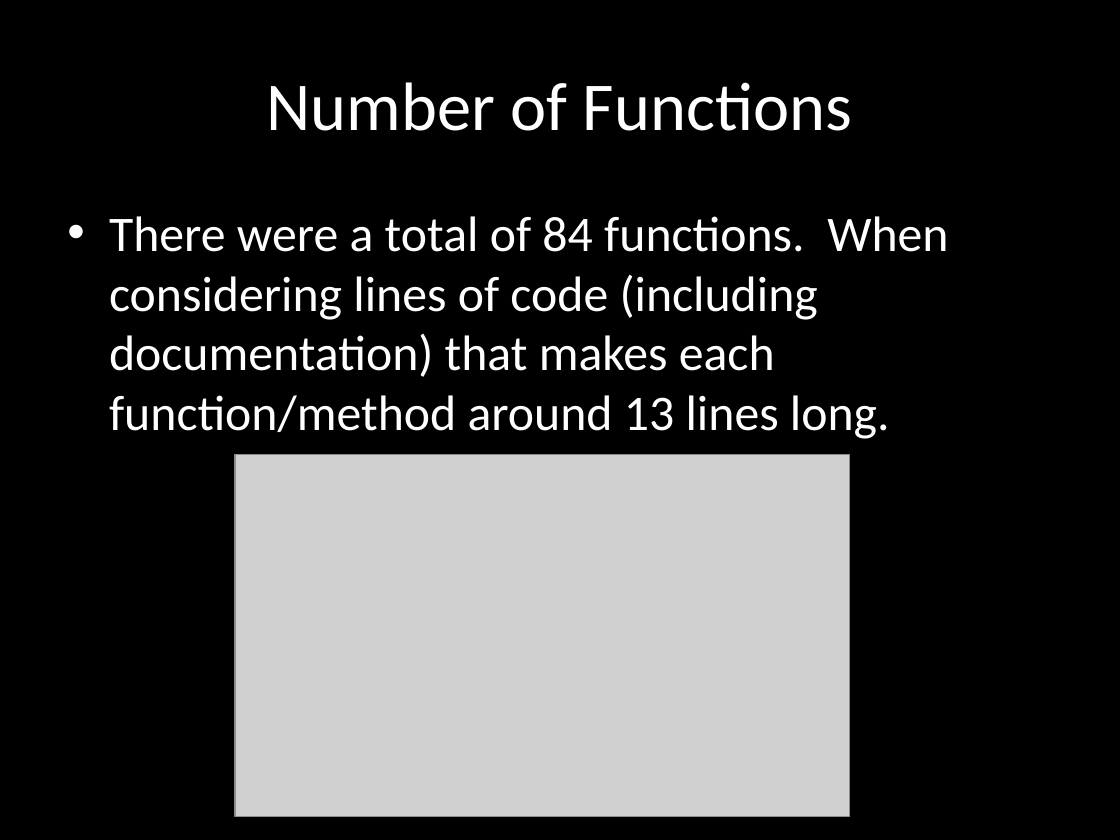
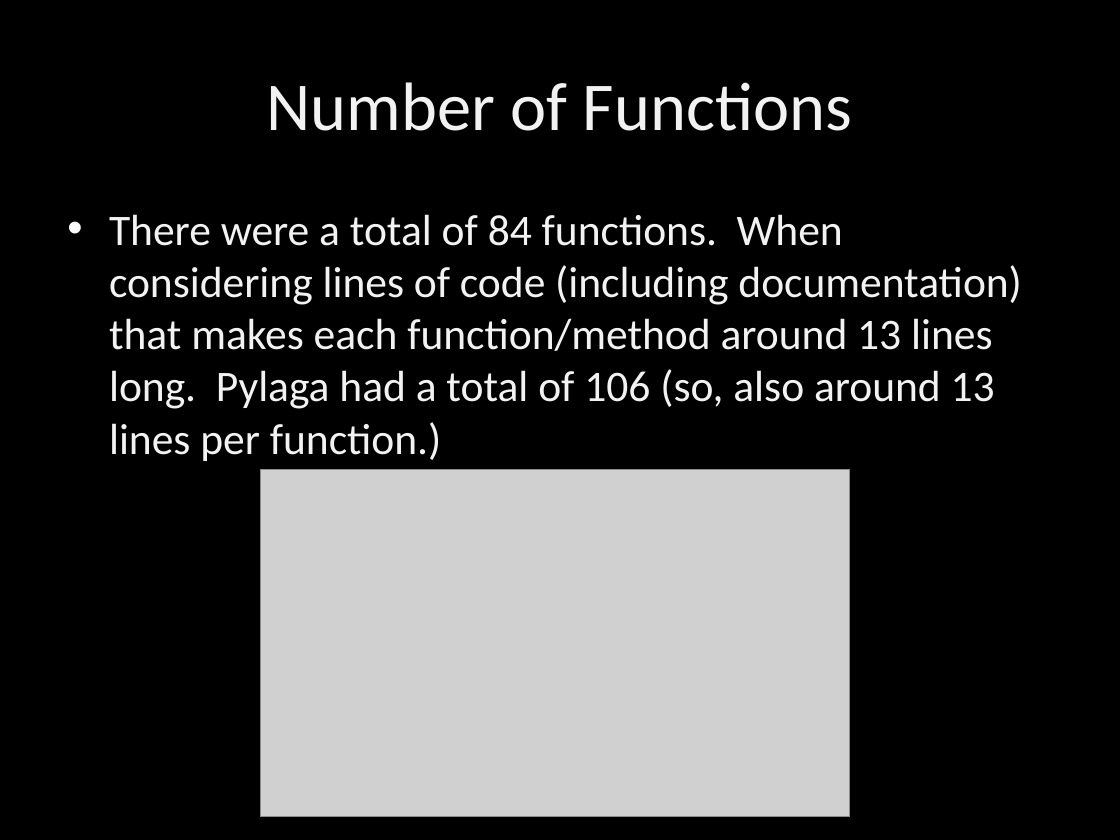
Before and after one commit to terrencepreilly/CPS410, a slide deck: slide 5 of final_presentation/Presentation.pptx. Drawn at 1120x840 pixels with LibreOffice and Linux fonts; fonts in the diff are those of the drawing; grey boxes stand for pictures; background and template pictures are left out. Boxes give left, top, right and bottom in pixels: in the first picture for what was removed or moved away, otherwise in the second. Text is boxed around its words. In the diff, an @@ line names an element or a change of style, - is before the commit and + after.

```diff
--- a/final_presentation/Presentation.pptx
+++ b/final_presentation/Presentation.pptx
@@ text at (109,214,1022,461): text changed; size 32 to 28 pt; text colour #FFFFFF to #F2F2F2 @@
-• There were a total of 84 functions. When considering lines of code (including documentation) that makes each function/method around 13 lines long.
+• There were a total of 84 functions. When considering lines of code (including documentation) that makes each function/method around 13 lines long. Pylaga had a total of 106 (so, also around 13 lines per function.)
@@ picture: place and size @@
-picture at (235,455,850,816)
+picture at (261,470,850,818)
```
Also in this commit, not shown: 6 other slides changed, 1 other file.
